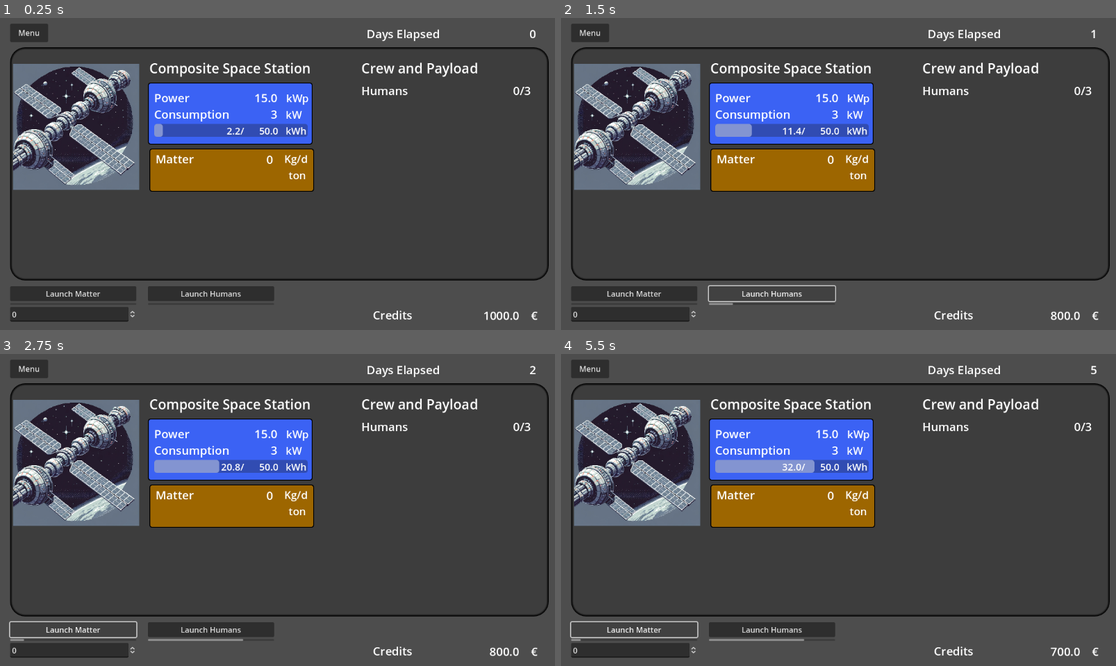
Above: before the commit, frames 1-4 (two rows, left to right).
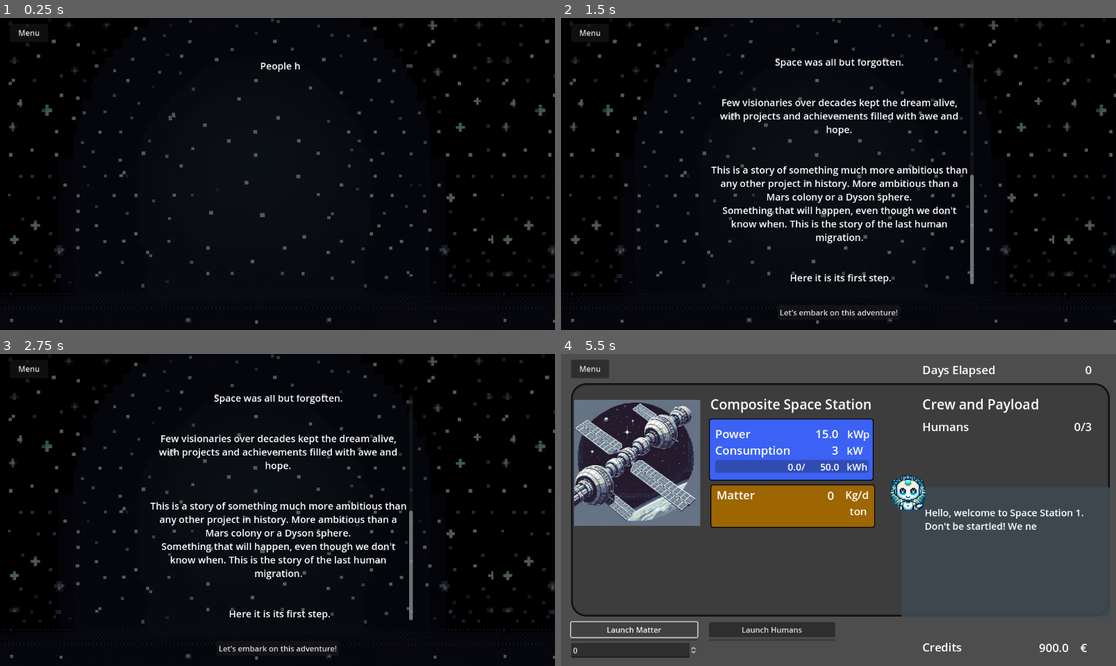
Above: after the commit, the same moments.

Repository: AndreaIdini/StarPilgrims
Game: Godot game, scene res://main.tscn
Two runs of this game, one before a commit and one after it. Both use one fixed random seed, a clock stepped at 60 frames per second and the inputs below.
Inputs (mouse positions are in pixels of both pictures, inside the frame that each line leads up to):
- Up to frame 1 (0.25 s): no input
- Up to frame 2 (1.5 s): click "Launch Humans" at 0.5 s; click "Launch Humans" at 1.25 s
- Up to frame 3 (2.75 s): click "Launch Matter" at 2 s
- Up to frame 4 (5.5 s): click "Launch Matter" at 2.75 s; click (838, 647) at 3.5 s, where only the run after the commit has a clickable "Let's embark on this adventur…"; click "Launch Humans" at 4.25 s; click "Launch Matter" at 5 s

The runs differ from the first frame. In frame 1, 98% of the frame differs, in the area x 0-100%, y 0-100%; in frame 2, 97%; in frame 3, 97%; in frame 4, 3.1%.

Commit message:
alpha0.1 release candidate

Diff:
--- a/Buttons/InfoBox.gd
+++ b/Buttons/InfoBox.gd
@@ -1,26 +1,26 @@
 extends RichTextLabel
-
 
 # Called when the node enters the scene tree for the first time.
 func _ready():
 	pass # Replace with function body.
 
-
 # Called every frame. 'delta' is the elapsed time since the previous frame.
 func _process(delta):
 	pass
 
+func _on_label_humans_mouse_entered():
+	self.text = "Your adorable humans, the source of your primary objectives and joy. Never forget to keep them warm and fed. \n \n" + \
+	"Matter upkeep: " + str($"../PanelStation".humans_matter_upkeep) + " kg/d \n" +\
+	"Energy upkeep: " + str($"../PanelStation".humans_energy_upkeep) + " kW"
 
-func _on_label_humans_mouse_entered():
-	print("Hello")
-	self.text = "Hello"
-	pass # Replace with function body.
-
+func _on_label_drone_mouse_entered():
+	self.text = "Your little worker drones, give them energy and they'll fetch matter from your orbital neighbourhood with great care. \n \n" + \
+	"Matter harvesting: " + str($"../PanelStation".drones_matter_mining) + " kg/d \n" +\
+	"Energy upkeep: " + str($"../PanelStation".drones_energy_upkeep) + " kW"
 
 func _on_mouse_entered():
 	self.text = ""
 	pass # Replace with function body.
-
 
 func _on_container_solar_panel_mouse_entered():
 	self.text = %ContainerSolarPanel.description
@@ -28,30 +28,23 @@
 func _on_container_battery_mouse_entered():
 	self.text = %ContainerBattery.description
 
-
 func _on_container_living_mouse_entered():
 	self.text = %ContainerLiving.description
-
 
 func _on_container_computing_mouse_entered():
 	self.text = %ContainerComputing.description
 
-
 func _on_container_drone_bay_mouse_entered():
 	self.text = %ContainerDroneBay.description
-
 
 func _on_container_hotel_mouse_entered():
 	self.text = %ContainerHotel.description
 
-
 func _on_container_engine_mouse_entered():
 	self.text = %ContainerEngine.description
-
 
 func _on_container_factory_mouse_entered():
 	self.text = %ContainerFactory.description
 
-
 func _on_container_bolas_button_mouse_entered():
 	self.text = $"../PanelStation/ModuleBuild/ContainerBOLASButton".description
--- a/EventBox.gd
+++ b/EventBox.gd
@@ -11,7 +11,7 @@
 var skip = false
 var mouseIn = false
 var nextDialog = false
-var storyStep = 3
+var storyStep = 0
 var timeCount = 0
 
 func _ready():
--- a/Launch.gd
+++ b/Launch.gd
@@ -12,7 +12,7 @@
 var build_counter = 0.
 
 var time_to_launch_matter = 7.
-var time_to_launch_humans = 1.
+var time_to_launch_humans = 14.
 var cost_to_launch_humans = 100
 var humans_transported = 1
 var matter_cost = 1000.         # cred/ton
--- a/main.tscn
+++ b/main.tscn
@@ -104,8 +104,8 @@
 anchor_right = 1.0
 offset_left = -389.0
 offset_top = 24.0
-offset_right = -56.0
-offset_bottom = 63.0
+offset_right = -14.0
+offset_bottom = 214.0
 theme_override_font_sizes/font_size = 28
 text = "Crew and Payload"
 
@@ -114,10 +114,9 @@
 anchors_preset = -1
 anchor_top = 6.59
 anchor_bottom = 6.59
-offset_left = 24.0
-offset_top = 257.99
-offset_right = 377.0
-offset_bottom = 291.99
+offset_top = -745.1
+offset_right = 353.0
+offset_bottom = -711.1
 theme_override_font_sizes/font_size = 24
 text = "Credits"
 
@@ -155,10 +154,10 @@
 anchor_top = -0.615
 anchor_right = 1.168
 anchor_bottom = -0.615
-offset_left = -388.944
-offset_top = 72.985
-offset_right = -36.944
-offset_bottom = 106.985
+offset_left = -438.0
+offset_top = 165.85
+offset_right = -86.0
+offset_bottom = 199.85
 theme_override_font_sizes/font_size = 24
 text = "Humans"
 
@@ -176,7 +175,13 @@
 text = "??"
 horizontal_alignment = 2
 
-[node name="LabelExperiments" type="Label" parent="PanelStation/LabelPayload"]
+[node name="Hitbox" type="ColorRect" parent="PanelStation/LabelPayload/LabelHumans"]
+layout_mode = 0
+offset_right = 360.0
+offset_bottom = 36.0
+color = Color(1, 1, 1, 0)
+
+[node name="LabelDrones" type="Label" parent="PanelStation/LabelPayload"]
 unique_name_in_owner = true
 layout_mode = 1
 anchors_preset = -1
@@ -184,14 +189,15 @@
 anchor_top = -0.615
 anchor_right = 1.168
 anchor_bottom = -0.615
-offset_left = -388.944
-offset_top = 167.985
-offset_right = -243.944
-offset_bottom = 201.985
-theme_override_font_sizes/font_size = 24
-text = "Experiments"
-
-[node name="CountExperiments" type="Label" parent="PanelStation/LabelPayload/LabelExperiments"]
+offset_left = -438.0
+offset_top = 209.85
+offset_right = -86.0
+offset_bottom = 243.85
+theme_override_font_sizes/font_size = 24
+text = "Mining Drones"
+
+[node name="CountDrones" type="Label" parent="PanelStation/LabelPayload/LabelDrones"]
+unique_name_in_owner = true
 layout_mode = 1
 anchors_preset = -1
 anchor_top = 0.473
@@ -204,7 +210,13 @@
 text = "??"
 horizontal_alignment = 2
 
-[node name="LabelDrones" type="Label" parent="PanelStation/LabelPayload"]
+[node name="ColorRect" type="ColorRect" parent="PanelStation/LabelPayload/LabelDrones"]
+layout_mode = 0
+offset_right = 351.0
+offset_bottom = 37.0
+color = Color(1, 1, 1, 0)
+
+[node name="LabelExperiments" type="Label" parent="PanelStation/LabelPayload"]
 unique_name_in_owner = true
 layout_mode = 1
 anchors_preset = -1
@@ -212,15 +224,14 @@
 anchor_top = -0.615
 anchor_right = 1.168
 anchor_bottom = -0.615
-offset_left = -388.944
-offset_top = 121.985
-offset_right = -36.944
-offset_bottom = 155.985
-theme_override_font_sizes/font_size = 24
-text = "Mining Drones"
-
-[node name="CountDrones" type="Label" parent="PanelStation/LabelPayload/LabelDrones"]
-unique_name_in_owner = true
+offset_left = -438.0
+offset_top = 251.85
+offset_right = -293.0
+offset_bottom = 285.85
+theme_override_font_sizes/font_size = 24
+text = "Experiments"
+
+[node name="CountExperiments" type="Label" parent="PanelStation/LabelPayload/LabelExperiments"]
 layout_mode = 1
 anchors_preset = -1
 anchor_top = 0.473
@@ -738,9 +749,9 @@
 anchor_top = 0.8
 anchor_right = 12.545
 anchor_bottom = 0.8
-offset_left = -393.14
+offset_left = -404.14
 offset_top = 14.4
-offset_right = -240.14
+offset_right = -251.14
 offset_bottom = 48.4
 theme_override_font_sizes/font_size = 24
 text = "Days Elapsed"
@@ -833,9 +844,9 @@
 [node name="TabBar" type="TabBar" parent="."]
 unique_name_in_owner = true
 layout_mode = 0
-offset_left = 526.0
+offset_left = 448.0
 offset_top = 52.0
-offset_right = 734.0
+offset_right = 656.0
 offset_bottom = 94.0
 theme_override_fonts/font = SubResource("FontFile_5ap3r")
 theme_override_font_sizes/font_size = 24
@@ -973,6 +984,8 @@
 script = ExtResource("20_ukp5a")
 
 [connection signal="mouse_entered" from="PanelStation/LabelPayload/LabelHumans" to="InfoBox" method="_on_label_humans_mouse_entered"]
+[connection signal="mouse_entered" from="PanelStation/LabelPayload/LabelHumans/Hitbox" to="InfoBox" method="_on_label_humans_mouse_entered"]
+[connection signal="mouse_entered" from="PanelStation/LabelPayload/LabelDrones/ColorRect" to="InfoBox" method="_on_label_drone_mouse_entered"]
 [connection signal="pressed" from="PanelStation/Sprite/ContainerTravelButton/TravelButton" to="PanelStation/Sprite/ContainerTravelButton" method="_on_travel_button_pressed"]
 [connection signal="mouse_entered" from="PanelStation/ModuleBuild/ContainerSolarPanel" to="InfoBox" method="_on_container_solar_panel_mouse_entered"]
 [connection signal="pressed" from="PanelStation/ModuleBuild/ContainerSolarPanel/ContainerSolarButton/BuildSolar" to="PanelStation/ModuleBuild/ContainerSolarPanel" method="_on_build_pressed"]
